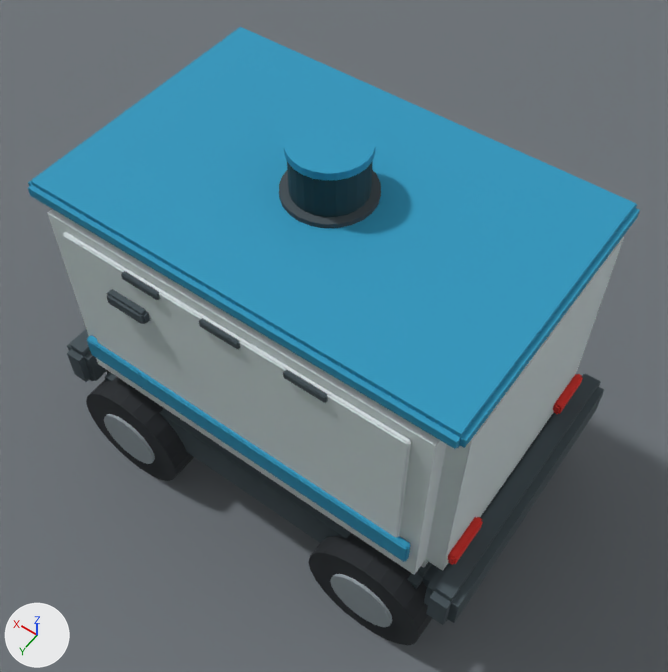
An edit to the Blender file tools/campus_builder/output/validation/reimported_fbx.blend, drawn before and after from the same camera.
Before and after are seen from a 50 mm camera at (-273.63, 46.24, 2.33) aimed at (-272.89, 45.21, 0.72). The lights are fixed; the arrows at lower left show +X, +Y and +Z. The older version comes first.

Names of what the first picture shows: 'ROAD_001', 'ROBOT_Bumper_Rear', 'ROBOT_CargoBody', 'ROBOT_Chassis', 'ROBOT_Door_Right', 'ROBOT_Hub_RR', 'ROBOT_Lid', 'ROBOT_Lidar', 'ROBOT_LidarCap', 'ROBOT_Stripe_Right', 'ROBOT_Tire_FR', 'ROBOT_Tire_RR', 'ROBOT_Vent_Right_0', 'ROBOT_Vent_Right_1', 'ROBOT_Vent_Right_2' and 6 more.
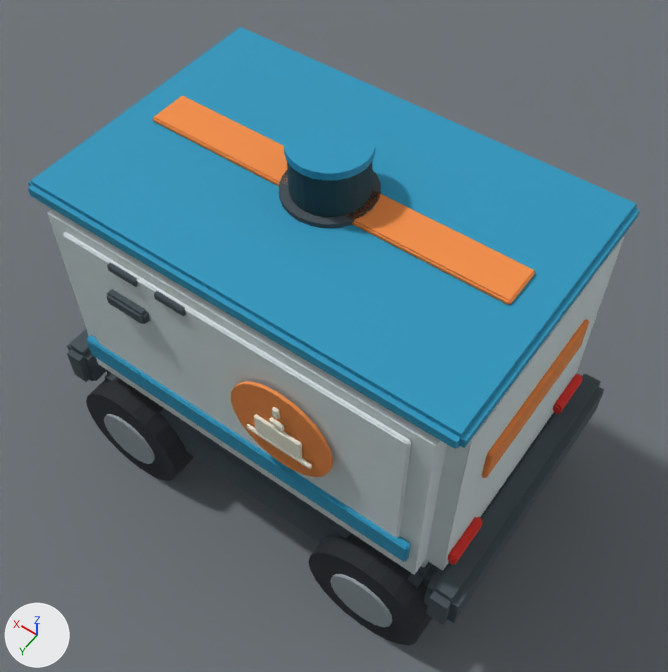
Location of each change, (x1, y1, x2, y2) in pixels of the pictures (668 x 672 px):
'ROBOT_InsulatedLidBand', added (orange)
    after: (153, 96, 535, 305)
'ROBOT_MealBadge_Right', added (orange)
    after: (231, 381, 333, 477)
'ROBOT_RearMealPanel', added
    after: (482, 319, 589, 478)
'ROBOT_MealBowl_Right', added (pale yellow)
    after: (254, 414, 302, 459)
'ROBOT_Vent_Right_1', moved
    before: (199, 318, 240, 349)
    after: (154, 291, 186, 316)
'ROBOT_Vent_Right_0', moved
    before: (121, 271, 160, 300)
    after: (107, 263, 138, 287)
'ROBOT_Vent_Right_2', deleted
    before: (283, 369, 328, 403)
'ROBOT_MealPlate_Right', added
    after: (247, 424, 312, 469)
'ROBOT_MealHandle_Right', added
    after: (269, 418, 284, 431)
'ROBOT_MealSteam_Right', added
    after: (272, 407, 280, 419)

The edits, one by one:
Material 'Robot_meal_orange' (mat_robot_meal_orange) is new.
Its base color is (0.96, 0.29, 0.065) (orange #fa9348).
Its roughness is 0.85.
Material 'Robot_meal_cream' (mat_robot_meal_cream) is new.
Its base color is (0.98, 0.94, 0.78) (pale yellow #fdf8e5).
Its roughness is 0.85.
Mesh me_robot_rearmealpanel_mesh is new.
It has 32 vertices, 30 faces and spans x -0.21..0.21, y -0.006..0.006, z -0.045..0.045.
It uses material mat_robot_meal_orange (orange #fa9348).
Mesh me_robot_mealsteam_right_mesh is new.
It has 32 vertices, 30 faces and spans x -0.004..0.004, y -0.0075..0.0075, z -0.0135..0.0135.
It uses material mat_robot_meal_cream (pale yellow #fdf8e5).
Mesh me_robot_mealplate_right_mesh is new.
It has 32 vertices, 30 faces and spans x -0.004..0.004, y -0.085..0.085, z -0.006..0.006.
It uses material mat_robot_meal_cream (pale yellow #fdf8e5).
Mesh me_robot_mealhandle_right_mesh is new.
It has 32 vertices, 30 faces and spans x -0.004..0.004, y -0.0175..0.0175, z -0.0075..0.0075.
It uses material mat_robot_meal_cream (pale yellow #fdf8e5).
Mesh me_robot_mealbowl_right_mesh is new.
It has 32 vertices, 30 faces and spans x -0.004..0.004, y -0.06..0.06, z -0.029..0.029.
It uses material mat_robot_meal_cream (pale yellow #fdf8e5).
Mesh me_robot_mealbadge_right_mesh is new.
It is a 24-sided cylinder along x spanning x -0.004..0.004, y -0.13..0.13, z -0.13..0.13.
It uses material mat_robot_meal_orange (orange #fa9348).
Mesh me_robot_insulatedlidband_mesh is new.
It has 32 vertices, 30 faces and spans x -0.05..0.05, y -0.45..0.45, z -0.007..0.007.
It uses material mat_robot_meal_orange (orange #fa9348).
Object 'ROBOT_Vent_Right_0' (ob_robot_vent_right_0) moves from (0.36, -0.21, 0.869) to (0.36, -0.26, 0.869).
Object 'ROBOT_Vent_Right_1' (ob_robot_vent_right_1) moves from (0.36, 0.0, 0.869) to (0.36, -0.13, 0.869).
Object 'ROBOT_Vent_Right_2' (ob_robot_vent_right_2) is deleted.
Object 'ROBOT_RearMealPanel' (ob_robot_rearmealpanel) is new; it shows me_robot_rearmealpanel_mesh.
Its parent is ob_deliveryrobot_root.
Its location is (0.0, 0.535, 0.69).
Object 'ROBOT_MealSteam_Right' (ob_robot_mealsteam_right) is new; it shows me_robot_mealsteam_right_mesh.
Its parent is ob_deliveryrobot_root.
Its location is (0.385, 0.15, 0.751).
Object 'ROBOT_MealPlate_Right' (ob_robot_mealplate_right) is new; it shows me_robot_mealplate_right_mesh.
Its parent is ob_deliveryrobot_root.
Its location is (0.385, 0.15, 0.626).
Object 'ROBOT_MealHandle_Right' (ob_robot_mealhandle_right) is new; it shows me_robot_mealhandle_right_mesh.
Its parent is ob_deliveryrobot_root.
Its location is (0.385, 0.15, 0.711).
Object 'ROBOT_MealBowl_Right' (ob_robot_mealbowl_right) is new; it shows me_robot_mealbowl_right_mesh.
Its parent is ob_deliveryrobot_root.
Its location is (0.385, 0.15, 0.663).
Object 'ROBOT_MealBadge_Right' (ob_robot_mealbadge_right) is new; it shows me_robot_mealbadge_right_mesh.
Its parent is ob_deliveryrobot_root.
Its location is (0.375, 0.15, 0.675).
Object 'ROBOT_InsulatedLidBand' (ob_robot_insulatedlidband) is new; it shows me_robot_insulatedlidband_mesh.
Its parent is ob_deliveryrobot_root.
Its location is (0.0, 0.0, 0.973).
